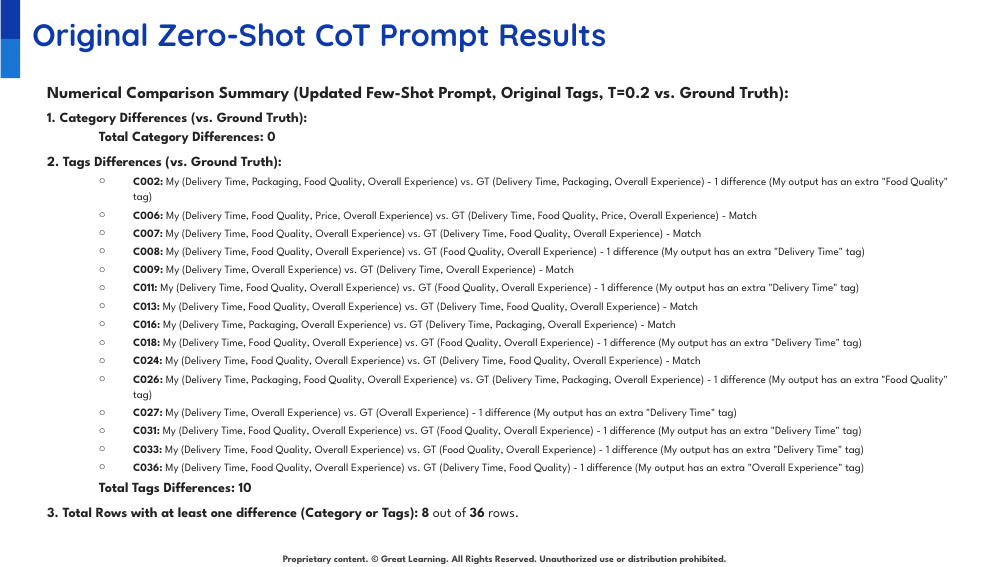
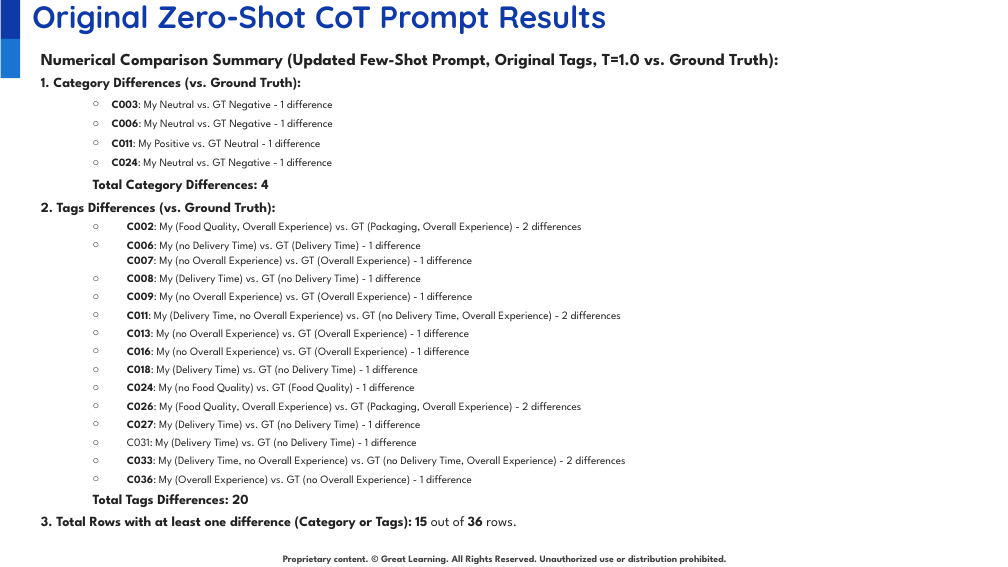
Before and after one commit to juanbucz/GreatLearning-TermProjects, a slide deck: slide 46 of GenAI-Powered Food Delivery Sentiment Analysis/Project Presentation - Business Applications of GenAI - John Buczkowski.pptx (slide 44 before the commit). Drawn at 1008x567 pixels with LibreOffice and Linux fonts; fonts in the diff are those of the drawing; background and template pictures are left out. Boxes give left, top, right and bottom in pixels: in the first picture for what was removed or moved away, otherwise in the second. Text is boxed around its words. In the diff, an @@ line names an element or a change of style, - is before the commit and + after.

Commit message:
GenAI - Food Delivery Sentiment Analysis - Zero-Shot and Few Shot Chain of Thought models

```diff
--- a/GenAI-Powered Food Delivery Sentiment Analysis/Project Presentation - Business Applications of GenAI - John Buczkowski.pptx
+++ b/GenAI-Powered Food Delivery Sentiment Analysis/Project Presentation - Business Applications of GenAI - John Buczkowski.pptx
@@ title "Original Zero-Shot CoT Prompt Results": place and size @@
-title "Original Zero-Shot CoT Prompt Results" at (32,23,606,52)
+title "Original Zero-Shot CoT Prompt Results" at (32,5,606,34)
@@ text "Numerical Comparison Summary (Updated Few-Shot ...": place and size @@
-text "Numerical Comparison Summary (Updated Few-Shot ..." at (47,86,948,520)
+text "Numerical Comparison Summary (Updated Few-Shot ..." at (41,53,778,529)
@@ text at (41,53,778,69): text changed @@
-Numerical Comparison Summary (Updated Few-Shot Prompt, Original Tags, T=0.2 vs. Ground Truth):
+Numerical Comparison Summary (Updated Few-Shot Prompt, Original Tags, T=1.0 vs. Ground Truth):
@@ text at (41,77,301,215): less space between paragraphs @@
@@ text at (93,100,333,192): text changed; size 10 to 8 pt; bold off @@
-Total Category Differences: 0
+  ○ C003: My Neutral vs. GT Negative - 1 difference
+  ○ C006: My Neutral vs. GT Negative - 1 difference
+  ○ C011: My Positive vs. GT Neutral - 1 difference
+  ○ C024: My Neutral vs. GT Negative - 1 difference
+  Total Category Differences: 4
@@ text at (41,222,625,529): text changed @@
-  ○ C002: My (Delivery Time, Packaging, Food Quality, Overall Experience) vs. GT (Delivery Time, Packaging, Overall Experience) - 1 difference (My output has an extra "Food Quality" tag)
-  ○ C006: My (Delivery Time, Food Quality, Price, Overall Experience) vs. GT (Delivery Time, Food Quality, Price, Overall Experience) - Match
-  ○ C007: My (Delivery Time, Food Quality, Overall Experience) vs. GT (Delivery Time, Food Quality, Overall Experience) - Match
-  ○ C008: My (Delivery Time, Food Quality, Overall Experience) vs. GT (Food Quality, Overall Experience) - 1 difference (My output has an extra "Delivery Time" tag)
-  ○ C009: My (Delivery Time, Overall Experience) vs. GT (Delivery Time, Overall Experience) - Match
-  ○ C011: My (Delivery Time, Food Quality, Overall Experience) vs. GT (Food Quality, Overall Experience) - 1 difference (My output has an extra "Delivery Time" tag)
-  ○ C013: My (Delivery Time, Food Quality, Overall Experience) vs. GT (Delivery Time, Food Quality, Overall Experience) - Match
-  ○ C016: My (Delivery Time, Packaging, Overall Experience) vs. GT (Delivery Time, Packaging, Overall Experience) - Match
-  ○ C018: My (Delivery Time, Food Quality, Overall Experience) vs. GT (Food Quality, Overall Experience) - 1 difference (My output has an extra "Delivery Time" tag)
-  ○ C024: My (Delivery Time, Food Quality, Overall Experience) vs. GT (Delivery Time, Food Quality, Overall Experience) - Match
-  ○ C026: My (Delivery Time, Packaging, Food Quality, Overall Experience) vs. GT (Delivery Time, Packaging, Overall Experience) - 1 difference (My output has an extra "Food Quality" tag)
-  ○ C027: My (Delivery Time, Overall Experience) vs. GT (Overall Experience) - 1 difference (My output has an extra "Delivery Time" tag)
-  ○ C031: My (Delivery Time, Food Quality, Overall Experience) vs. GT (Food Quality, Overall Experience) - 1 difference (My output has an extra "Delivery Time" tag)
-  ○ C033: My (Delivery Time, Food Quality, Overall Experience) vs. GT (Food Quality, Overall Experience) - 1 difference (My output has an extra "Delivery Time" tag)
-  ○ C036: My (Delivery Time, Food Quality, Overall Experience) vs. GT (Delivery Time, Food Quality) - 1 difference (My output has an extra "Overall Experience" tag)
-  Total Tags Differences: 10
-3. Total Rows with at least one difference (Category or Tags): 8 out of 36 rows.
+  ○ C002: My (Food Quality, Overall Experience) vs. GT (Packaging, Overall Experience) - 2 differences
+  ○ C006: My (no Delivery Time) vs. GT (Delivery Time) - 1 difference
+    C007: My (no Overall Experience) vs. GT (Overall Experience) - 1 difference
+  ○ C008: My (Delivery Time) vs. GT (no Delivery Time) - 1 difference
+  ○ C009: My (no Overall Experience) vs. GT (Overall Experience) - 1 difference
+  ○ C011: My (Delivery Time, no Overall Experience) vs. GT (no Delivery Time, Overall Experience) - 2 differences
+  ○ C013: My (no Overall Experience) vs. GT (Overall Experience) - 1 difference
+  ○ C016: My (no Overall Experience) vs. GT (Overall Experience) - 1 difference
+  ○ C018: My (Delivery Time) vs. GT (no Delivery Time) - 1 difference
+  ○ C024: My (no Food Quality) vs. GT (Food Quality) - 1 difference
+  ○ C026: My (Food Quality, Overall Experience) vs. GT (Packaging, Overall Experience) - 2 differences
+  ○ C027: My (Delivery Time) vs. GT (no Delivery Time) - 1 difference
+  ○ C031: My (Delivery Time) vs. GT (no Delivery Time) - 1 difference
+  ○ C033: My (Delivery Time, no Overall Experience) vs. GT (no Delivery Time, Overall Experience) - 2 differences
+  ○ C036: My (Overall Experience) vs. GT (no Overall Experience) - 1 difference
+  Total Tags Differences: 20
+3. Total Rows with at least one difference (Category or Tags): 15 out of 36 rows.
```
Also in this commit, not shown: 5 other slides changed, 13 slides added, 4 other files.
